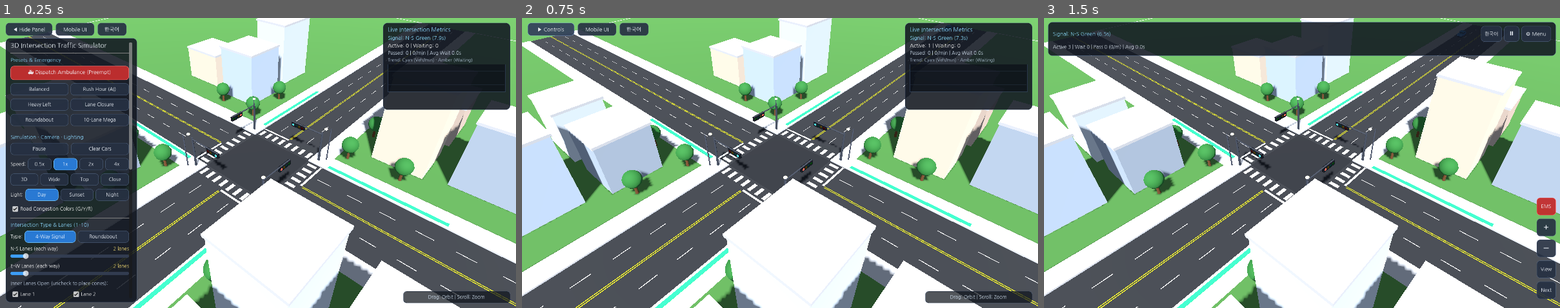
Above: before the commit, frames 1-3 (left to right).
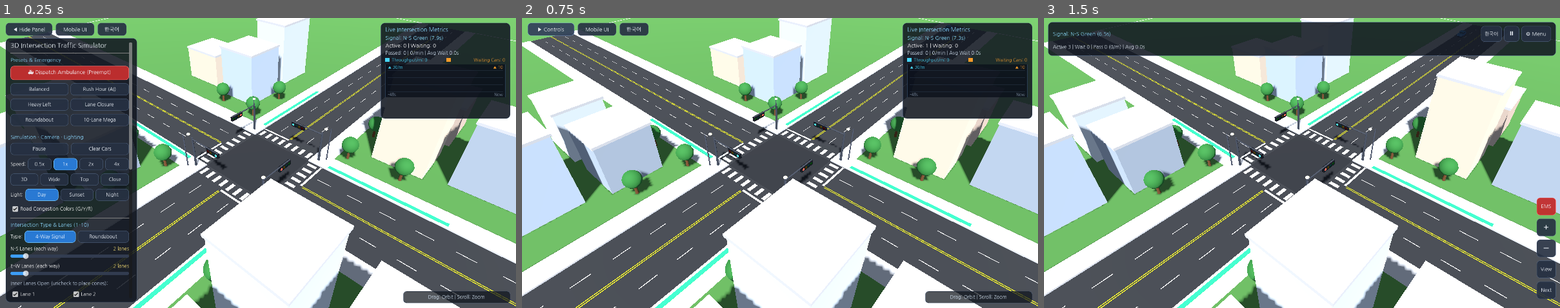
Above: after the commit, the same moments.

Repository: knoxxr/intersection-simulator-3d
Game: Godot game, scene res://scenes/Intersection.tscn
Two runs of this game, one before a commit and one after it. Both use one fixed random seed, a clock stepped at 60 frames per second and the inputs below.
Inputs:
- Up to frame 1 (0.25 s): no input
- Up to frame 2 (0.75 s): click "◀ Hide Panel" at 0.5 s
- Up to frame 3 (1.5 s): click "Mobile UI" at 1.25 s

The runs differ from the first frame. In frame 1, 1.9% of the frame differs, in the area x 73-99%, y 1-35%; in frame 2, 1.9%; in frame 3, nothing differs.

Commit message:
Add color-coded swatch legend, live values, and Y/X axis labels to top-right metrics graph (sim_v9)

Diff:
--- a/scripts/Lang.gd
+++ b/scripts/Lang.gd
@@ -109,7 +109,9 @@
 		"hud_counts_pc": "Active: %d | Waiting: %d",
 		"hud_perf_pc": "Passed: %d | %.0f/min | Avg Wait %.1fs",
 		"hud_mobile_stats": "Active %d | Wait %d | Pass %d (%.0f/m) | Avg %.1fs",
-		"graph_legend": "Trend: Cyan (Veh/min) · Amber (Waiting)",
+		"graph_tp": "Throughput/m",
+		"graph_wait": "Waiting Cars",
+		"graph_now": "Now",
 
 		# Signal Phase Labels
 		"axis_ns": "N-S",
@@ -241,7 +243,9 @@
 		"hud_counts_pc": "주행 중: %d대 | 정차 대기: %d대",
 		"hud_perf_pc": "통과: %d대 | %.0f대/분 | 평균대기 %.1f초",
 		"hud_mobile_stats": "주행 %d | 대기 %d | 통과 %d (%.0f/분) | 평균 %.1f초",
-		"graph_legend": "추이: 하늘(처리량/분) · 주황(대기차량)",
+		"graph_tp": "분당 처리량",
+		"graph_wait": "대기 차량",
+		"graph_now": "현재",
 
 		# Signal Phase Labels
 		"axis_ns": "남북",
--- a/scripts/MetricsGraph.gd
+++ b/scripts/MetricsGraph.gd
@@ -5,9 +5,12 @@
 var throughput_history: PackedFloat32Array = PackedFloat32Array()
 const MAX_POINTS: int = 48
 
+const COL_TP := Color(0.28, 0.86, 1.0, 0.96)
+const COL_WAIT := Color(1.0, 0.62, 0.16, 0.96)
+
 func _ready() -> void:
 	mouse_filter = Control.MOUSE_FILTER_IGNORE
-	custom_minimum_size = Vector2(240, 68)
+	custom_minimum_size = Vector2(240, 82)
 
 func push_sample(waiting_cnt: float, throughput_pm: float) -> void:
 	wait_history.append(waiting_cnt)
@@ -29,25 +32,25 @@
 	if w < 20.0 or h < 20.0:
 		return
 
-	# Subtle chart background
-	draw_rect(Rect2(0, 0, w, h), Color(0.04, 0.06, 0.09, 0.72), true)
-	draw_rect(Rect2(0, 0, w, h), Color(0.24, 0.32, 0.44, 0.55), false, 1.0)
+	# Chart panel background & border
+	draw_rect(Rect2(0, 0, w, h), Color(0.04, 0.06, 0.10, 0.78), true)
+	draw_rect(Rect2(0, 0, w, h), Color(0.24, 0.34, 0.46, 0.60), false, 1.0)
+
+	var pad_x := 6.0
+	var pad_top := 15.0
+	var pad_bot := 14.0
+	var plot_w := w - pad_x * 2.0
+	var plot_h := maxf(10.0, h - pad_top - pad_bot)
 
 	# Horizontal grid lines
-	for g in range(1, 4):
-		var gy := h * (float(g) / 4.0)
-		draw_line(Vector2(2, gy), Vector2(w - 2, gy), Color(0.25, 0.32, 0.42, 0.25), 1.0)
+	for g in range(0, 4):
+		var gy := pad_top + plot_h * (float(g) / 3.0)
+		draw_line(Vector2(pad_x, gy), Vector2(w - pad_x, gy), Color(0.26, 0.34, 0.44, 0.28), 1.0)
 
-	if wait_history.size() < 2:
-		return
+	var font := ThemeDB.fallback_font
+	var fsz := 10
 
-	var pad_x := 4.0
-	var pad_top := 8.0
-	var pad_bot := 6.0
-	var plot_w := w - pad_x * 2.0
-	var plot_h := h - pad_top - pad_bot
-
-	# Determine scales with sensible floors
+	# Compute dynamic Y scales
 	var max_wait := 10.0
 	for v in wait_history:
 		if v > max_wait:
@@ -56,6 +59,20 @@
 	for v in throughput_history:
 		if v > max_tp:
 			max_tp = v
+	max_wait = ceilf(max_wait / 5.0) * 5.0
+	max_tp = ceilf(max_tp / 10.0) * 10.0
+
+	# Top Y-axis scale labels (Left: Throughput max in Cyan, Right: Waiting max in Amber)
+	if font != null:
+		draw_string(font, Vector2(pad_x, 11.0), "▲ %.0f/m" % max_tp, HORIZONTAL_ALIGNMENT_LEFT, -1, fsz, COL_TP)
+		draw_string(font, Vector2(pad_x, 11.0), "▲ %.0f" % max_wait, HORIZONTAL_ALIGNMENT_RIGHT, plot_w, fsz, COL_WAIT)
+		# Bottom X-axis time labels
+		var axis_col := Color(0.62, 0.70, 0.80, 0.78)
+		draw_string(font, Vector2(pad_x, h - 3.0), "-48s", HORIZONTAL_ALIGNMENT_LEFT, -1, fsz, axis_col)
+		draw_string(font, Vector2(pad_x, h - 3.0), Lang.t("graph_now"), HORIZONTAL_ALIGNMENT_RIGHT, plot_w, fsz, axis_col)
+
+	if wait_history.size() < 2:
+		return
 
 	var n := wait_history.size()
 	var pts_tp := PackedVector2Array()
@@ -69,6 +86,8 @@
 		pts_tp.append(Vector2(x, y_tp))
 		pts_wait.append(Vector2(x, y_w))
 
-	# Draw throughput line (cyan) and waiting queue line (amber/orange)
-	draw_polyline(pts_tp, Color(0.28, 0.82, 0.98, 0.92), 2.0, true)
-	draw_polyline(pts_wait, Color(1.0, 0.62, 0.18, 0.95), 2.0, true)
+	# Draw lines and latest-point dot indicators
+	draw_polyline(pts_tp, COL_TP, 2.2, true)
+	draw_polyline(pts_wait, COL_WAIT, 2.2, true)
+	draw_circle(pts_tp[pts_tp.size() - 1], 3.2, COL_TP)
+	draw_circle(pts_wait[pts_wait.size() - 1], 3.2, COL_WAIT)
--- a/scripts/UIController.gd
+++ b/scripts/UIController.gd
@@ -36,6 +36,8 @@
 var lbl_phase: Label
 var lbl_counts: Label
 var lbl_perf: Label
+var lbl_leg_tp: Label
+var lbl_leg_wait: Label
 
 # Reusable theme styles
 var _style_panel: StyleBoxFlat
@@ -232,6 +234,8 @@
 	lbl_phase = null
 	lbl_counts = null
 	lbl_perf = null
+	lbl_leg_tp = null
+	lbl_leg_wait = null
 
 func _style_button(btn: Button, active: bool = false, min_h: int = 34, font_sz: int = 13, danger: bool = false) -> void:
 	btn.custom_minimum_size.y = min_h
@@ -543,10 +547,10 @@
 	var hud := PanelContainer.new()
 	hud.anchor_left = 1.0
 	hud.anchor_right = 1.0
-	hud.offset_left = -330
+	hud.offset_left = -336
 	hud.offset_right = -14
 	hud.offset_top = 12
-	hud.offset_bottom = 228
+	hud.offset_bottom = 250
 	hud.mouse_filter = Control.MOUSE_FILTER_STOP
 	hud.add_theme_stylebox_override("panel", _style_panel)
 	add_child(hud)
@@ -600,15 +604,42 @@
 	hint.add_child(hint_lbl)
 
 func _add_graph_block(parent: VBoxContainer) -> void:
-	var leg := Label.new()
-	leg.text = Lang.t("graph_legend")
-	leg.add_theme_font_size_override("font_size", 11)
-	leg.add_theme_color_override("font_color", Color(0.74, 0.82, 0.90))
-	parent.add_child(leg)
+	var leg_row := HBoxContainer.new()
+	leg_row.add_theme_constant_override("separation", 6)
+	parent.add_child(leg_row)
+
+	# Cyan swatch + Throughput/m legend
+	var sw_tp := ColorRect.new()
+	sw_tp.color = MetricsGraph.COL_TP
+	sw_tp.custom_minimum_size = Vector2(10, 10)
+	sw_tp.size_flags_vertical = Control.SIZE_SHRINK_CENTER
+	leg_row.add_child(sw_tp)
+
+	lbl_leg_tp = Label.new()
+	lbl_leg_tp.text = "%s: 0" % Lang.t("graph_tp")
+	lbl_leg_tp.size_flags_horizontal = Control.SIZE_EXPAND_FILL
+	lbl_leg_tp.add_theme_font_size_override("font_size", 11)
+	lbl_leg_tp.add_theme_color_override("font_color", MetricsGraph.COL_TP)
+	leg_row.add_child(lbl_leg_tp)
+
+	# Amber swatch + Waiting Cars legend
+	var sw_w := ColorRect.new()
+	sw_w.color = MetricsGraph.COL_WAIT
+	sw_w.custom_minimum_size = Vector2(10, 10)
+	sw_w.size_flags_vertical = Control.SIZE_SHRINK_CENTER
+	leg_row.add_child(sw_w)
+
+	lbl_leg_wait = Label.new()
+	lbl_leg_wait.text = "%s: 0" % Lang.t("graph_wait")
+	lbl_leg_wait.size_flags_horizontal = Control.SIZE_EXPAND_FILL
+	lbl_leg_wait.horizontal_alignment = HORIZONTAL_ALIGNMENT_RIGHT
+	lbl_leg_wait.add_theme_font_size_override("font_size", 11)
+	lbl_leg_wait.add_theme_color_override("font_color", MetricsGraph.COL_WAIT)
+	leg_row.add_child(lbl_leg_wait)
 
 	metrics_graph = MetricsGraph.new()
 	metrics_graph.size_flags_horizontal = Control.SIZE_EXPAND_FILL
-	metrics_graph.custom_minimum_size = Vector2(240, 68)
+	metrics_graph.custom_minimum_size = Vector2(240, 82)
 	parent.add_child(metrics_graph)
 
 func _on_toggle_desktop_panel() -> void:
@@ -1103,6 +1134,11 @@
 	var is_em: bool = m["emergency"]
 	lbl_phase.add_theme_color_override("font_color", Color(1.0, 0.42, 0.36) if is_em else Color(0.55, 0.88, 1.0))
 
+	if is_instance_valid(lbl_leg_tp):
+		lbl_leg_tp.text = "%s: %.0f" % [Lang.t("graph_tp"), m["throughput"]]
+	if is_instance_valid(lbl_leg_wait):
+		lbl_leg_wait.text = "%s: %d" % [Lang.t("graph_wait"), m["waiting"]]
+
 	if _is_mobile:
 		if lbl_counts:
 			lbl_counts.text = Lang.t("hud_mobile_stats") % [
Renamed: web_build/sim_v8.png -> web_build/sim_v9.png
Not shown, removed: web_build/sim_v8.pck
Not shown, added: web_build/sim_v9.audio.worklet.js
Not shown, added: web_build/sim_v9.js
Not shown, added: web_build/sim_v9.pck
Not shown, added: web_build/sim_v9.wasm
